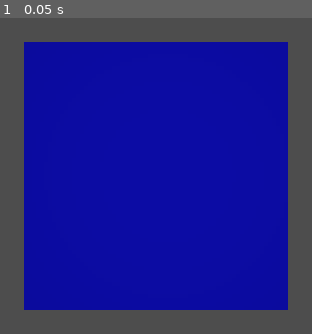
Above: before the commit, frame 1.
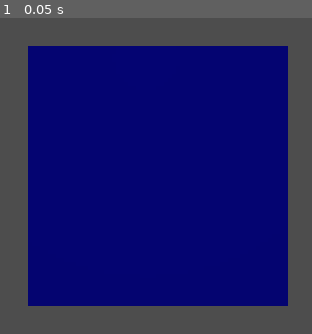
Above: after the commit, the same moment.

Repository: kenscl/drone
Game: Godot game, scene res://main.tscn
Same seed, same stepped clock (60 frames per second), same inputs: the game is played once before the commit and once after it.
Inputs:
- Up to frame 1 (0.05 s): no input

The runs differ from the first frame. In frame 1, 72% of the frame differs, in the area x 7-93%, y 7-93%.

Commit message:
Up to date

Diff:
--- a/drone_viz/label.gd
+++ b/drone_viz/label.gd
@@ -9,5 +9,5 @@
 
 
 func _process(delta: float) -> void:
-	var quat = object. basis.get_rotation_quaternion()
+	var quat = object.basis.get_rotation_quaternion()
 	text = "Quaternion: (%.3f, %.3f, %.3f, %.3f)" % [quat.w, quat.x, quat.y, quat.z]
--- a/drone_viz/main.tscn
+++ b/drone_viz/main.tscn
@@ -13,10 +13,11 @@
 [node name="Node" type="Node" parent="."]
 
 [node name="OmniLight3D" type="OmniLight3D" parent="."]
-transform = Transform3D(1, 0, 0, 0, 1, 0, 0, 0, 1, 0, 0, 2.91996)
+transform = Transform3D(1, 0, 0, 0, 1, 0, 0, 0, 1, 6.53907, 0.456312, 0.133354)
+omni_range = 35.6668
 
 [node name="Camera3D" type="Camera3D" parent="."]
-transform = Transform3D(1, 0, 0, 0, 1, 0, 0, 0, 1, 0, 0, 4.87823)
+transform = Transform3D(-4.37114e-08, 0, 1, 0, 1, 0, -1, 0, -4.37114e-08, 5, 0, 0)
 
 [node name="BLock" type="Node" parent="."]
 
--- a/drone_viz/project.godot
+++ b/drone_viz/project.godot
@@ -12,7 +12,7 @@
 
 config/name="drone_viz"
 run/main_scene="res://main.tscn"
-config/features=PackedStringArray("4.3", "GL Compatibility")
+config/features=PackedStringArray("4.4", "GL Compatibility")
 config/icon="res://icon.svg"
 
 [rendering]
Not shown: 1 places in drone_viz/main.tscn that only renumber resources
Not shown, changed: data_visualizer.py
Not shown, changed: imu_calib.py
